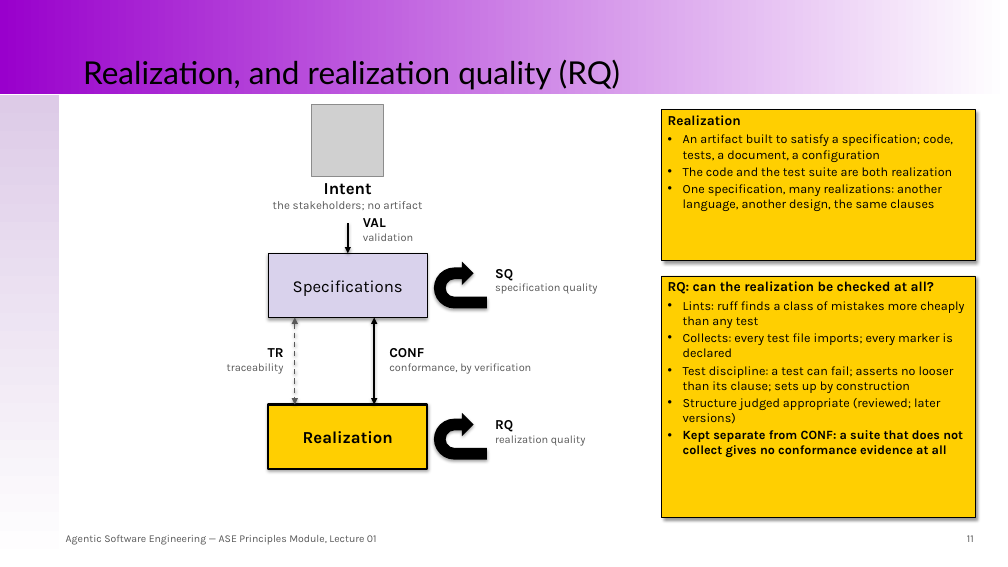
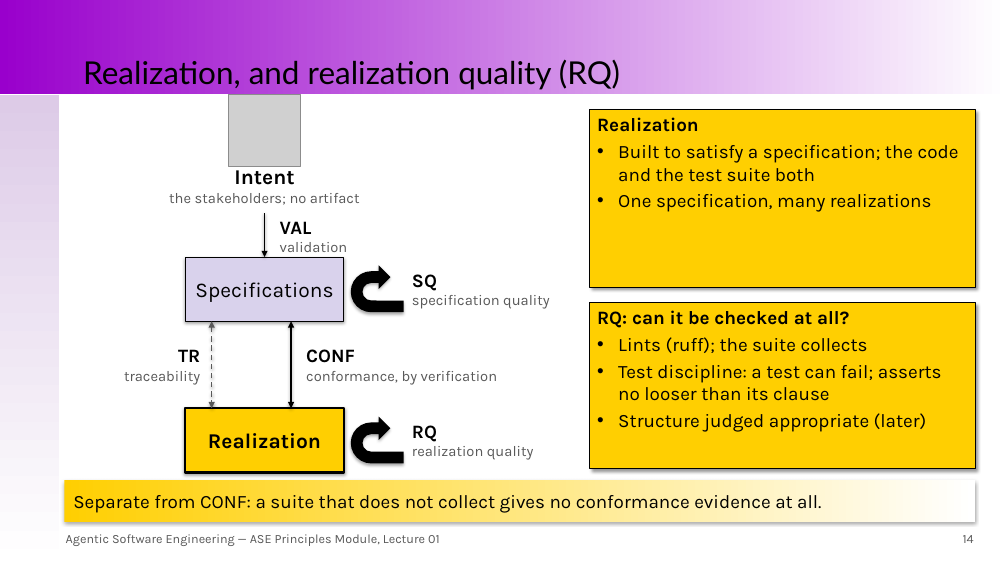
Before and after one commit to santoslab/agentic-software-engineering-public, a slide deck: slide 14 of module-ase-principles/slides/lecture-01-intent-specifications-realizations-and-judgments.pptx (slide 11 before the commit). Drawn at 1008x567 pixels with LibreOffice and Linux fonts; fonts in the diff are those of the drawing; grey boxes stand for pictures. Boxes give left, top, right and bottom in pixels: in the first picture for what was removed or moved away, otherwise in the second. Text is boxed around its words. In the diff, an @@ line names an element or a change of style, - is before the commit and + after.

```diff
--- a/module-ase-principles/slides/lecture-01-intent-specifications-realizations-and-judgments.pptx
+++ b/module-ase-principles/slides/lecture-01-intent-specifications-realizations-and-judgments.pptx
@@ picture: place and size @@
-picture at (312, 104, 383, 176)
+picture at (228, 95, 300, 166)
@@ rectangle "Realization": place and size @@
-rectangle "Realization" at (662, 110, 975, 261)
+rectangle "Realization" at (590, 110, 975, 287)
@@ text in rectangle at (597, 117, 699, 132): size 13 to 18 pt in "Realization"; more space between paragraphs @@
@@ text in rectangle at (618, 145, 959, 212): text changed; size 12 to 18 pt @@
-• An artifact built to satisfy a specification; code, tests, a document, a configuration
-• The code and the test suite are both realization
-• One specification, many realizations: another language, another design, the same clauses
+• Built to satisfy a specification; the code and the test suite both
+• One specification, many realizations
@@ text "Intent": place and size @@
-text "Intent" at (273, 183, 422, 210)
+text "Intent" at (169, 165, 360, 205)
@@ text "Intent" at (169, 165, 360, 205): size 16 to 20 pt in "Intent"; size 11 to 14 pt in "the stakeholders; no artifact" @@
@@ arrow moved from (348, 223) - (348, 253) to (265, 213) - (265, 257) @@
@@ text "VAL": place and size @@
-text "VAL" at (363, 218, 413, 241)
+text "VAL" at (280, 221, 348, 252)
@@ text "VAL" at (280, 221, 348, 252): size 13 to 18 pt in "VAL"; size 10.5 to 14 pt in "validation" @@
@@ rectangle "Specifications" at (185, 257, 344, 321): size 16 to 20 pt @@
@@ text "SQ": place and size @@
-text "SQ" at (495, 269, 598, 294)
+text "SQ" at (412, 274, 549, 309)
@@ text "SQ" at (412, 274, 549, 309): size 13 to 18 pt in "SQ"; size 10.5 to 14 pt @@
@@ 2 rectangles, 2 double arrows, 2 uturn arrows: place and size @@
-2 rectangles, 2 double arrows, 2 uturn arrows at (268, 253, 487, 469)
+2 rectangles, 2 double arrows, 2 uturn arrows at (185, 257, 404, 473)
@@ rectangle "RQ: can it be checked ...": place and size @@
-rectangle "RQ: can it be checked ..." at (662, 276, 975, 518)
+rectangle "RQ: can it be checked ..." at (590, 302, 975, 469)
@@ text in rectangle at (597, 310, 942, 432): text changed; size 12 to 18 pt @@
-RQ: can the realization be checked at all?
-• Lints: ruff finds a class of mistakes more cheaply than any test
-• Collects: every test file imports; every marker is declared
-• Test discipline: a test can fail; asserts no looser than its clause; sets up by construction
-• Structure judged appropriate (reviewed; later versions)
-• Kept separate from CONF: a suite that does not collect gives no conformance evidence at all
+RQ: can it be checked at all?
+• Lints (ruff); the suite collects
+• Test discipline: a test can fail; asserts no looser than its clause
+• Structure judged appropriate (later)
@@ text "TR": place and size @@
-text "TR" at (227, 348, 284, 374)
+text "TR" at (124, 349, 200, 385)
@@ text "TR" at (124, 349, 200, 385): size 13 to 18 pt in "TR"; size 10.5 to 14 pt in "traceability" @@
@@ text "CONF": place and size @@
-text "CONF" at (389, 348, 531, 374)
+text "CONF" at (306, 349, 498, 385)
@@ text "CONF" at (306, 349, 498, 385): size 13 to 18 pt in "CONF"; size 10.5 to 14 pt in "conformance, by verification" @@
@@ rectangle "Realization" at (185, 408, 344, 473): size 16 to 20 pt @@
@@ text "RQ": place and size @@
-text "RQ" at (495, 420, 586, 446)
+text "RQ" at (412, 425, 533, 460)
@@ text "RQ" at (412, 425, 533, 460): size 13 to 18 pt in "RQ"; size 10.5 to 14 pt @@
@@ rectangle added at (64, 480, 975, 522), fill gradient #FFCF01 to #FFFFFF, 18 pt, text #000000 @@
+Separate from CONF: a suite that does not collect gives no conformance evidence at all.
@@ text "Agentic Software Engineering — ASE ..." at (66, 534, 440, 546): size 10 to 12 pt @@
@@ text at (963, 535, 974, 543): text changed; size 10 to 12 pt @@
-11
+14
```
Also in this commit, not shown: 38 other slides changed, 16 slides added, 1 other file.
